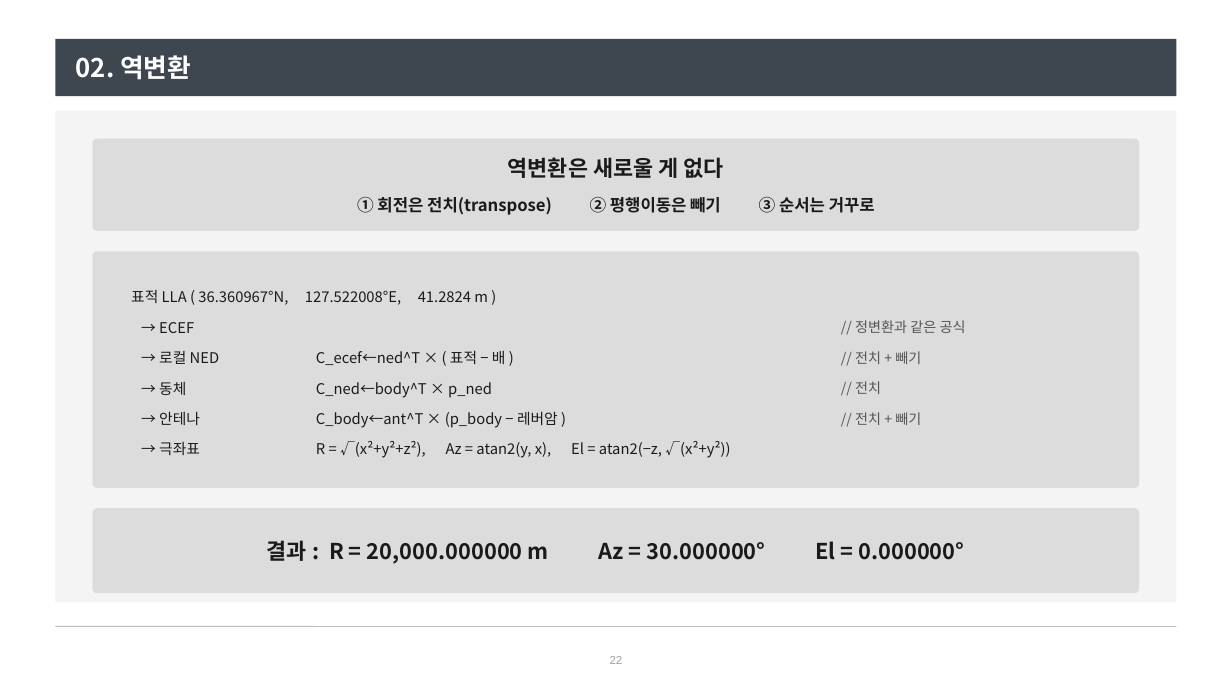
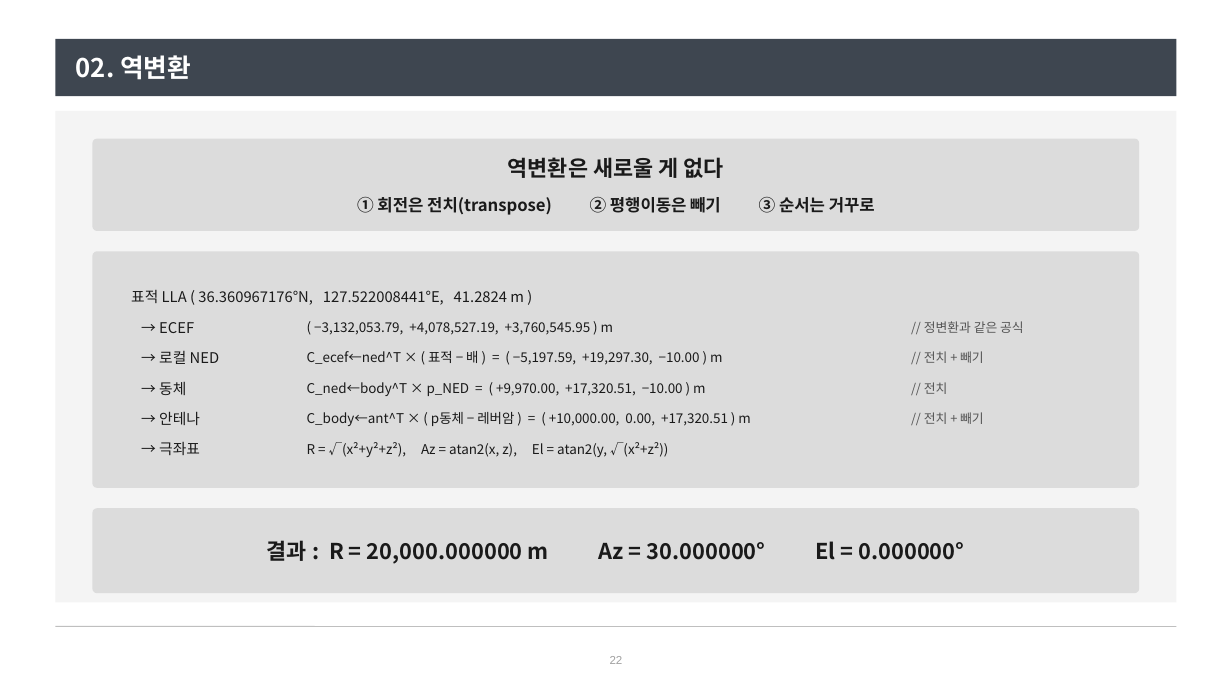
Before and after one commit to harley-hwan/radar-sw-study, a slide deck: slide 22 of Part2_CoordFrames/ref/산출물/좌표계와_좌표변환.pptx. Drawn at 1232x693 pixels with LibreOffice and Linux fonts; fonts in the diff are those of the drawing. Boxes give left, top, right and bottom in pixels: in the first picture for what was removed or moved away, otherwise in the second. Text is boxed around its words. In the diff, an @@ line names an element or a change of style, - is before the commit and + after.

```diff
--- a/Part2_CoordFrames/ref/산출물/좌표계와_좌표변환.pptx
+++ b/Part2_CoordFrames/ref/산출물/좌표계와_좌표변환.pptx
@@ text at box(131, 290, 524, 305): text changed @@
-표적 LLA ( 36.360967°N, 127.522008°E, 41.2824 m )
+표적 LLA ( 36.360967176°N, 127.522008441°E, 41.2824 m )
@@ text added at box(314, 322, 613, 335), 10.5 pt, text #1A1A1A @@
+( −3,132,053.79, +4,078,527.19, +3,760,545.95 ) m
@@ text "// 정변환과 같은 공식": place and size @@
-text "// 정변환과 같은 공식" at box(855, 320, 966, 333)
+text "// 정변환과 같은 공식" at box(924, 321, 1024, 333)
@@ text at box(307, 351, 722, 365): text changed; size 11.5 to 10.5 pt @@
-C_ecef←ned^T × ( 표적 − 배 )
+C_ecef←ned^T × ( 표적 − 배 ) = ( −5,197.59, +19,297.30, −10.00 ) m
@@ text "// 전치 + 빼기": place and size @@
-text "// 전치 + 빼기" at box(855, 351, 921, 364)
+text "// 전치 + 빼기" at box(924, 351, 984, 363)
@@ text at box(307, 382, 705, 396): text changed; size 11.5 to 10.5 pt @@
-C_ned←body^T × p_ned
+C_ned←body^T × p_NED = ( +9,970.00, +17,320.51, −10.00 ) m
@@ text "// 전치": place and size @@
-text "// 전치" at box(855, 381, 881, 394)
+text "// 전치" at box(924, 382, 948, 394)
@@ text at box(307, 412, 750, 426): text changed; size 11.5 to 10.5 pt @@
-C_body←ant^T × (p_body − 레버암 )
+C_body←ant^T × ( p동체 − 레버암 ) = ( +10,000.00, 0.00, +17,320.51 ) m
@@ size 11 to 10 pt in 4 elements at box(924, 321, 1024, 333), box(924, 351, 984, 363), box(924, 382, 948, 394), box(924, 412, 984, 424) @@
@@ text "// 전치 + 빼기": place and size @@
-text "// 전치 + 빼기" at box(855, 412, 921, 425)
+text "// 전치 + 빼기" at box(924, 412, 984, 424)
@@ text at box(307, 442, 668, 457): text changed; size 11.5 to 10.5 pt @@
-R = √(x²+y²+z²), Az = atan2(y, x), El = atan2(−z, √(x²+y²))
+R = √(x²+y²+z²), Az = atan2(x, z), El = atan2(y, √(x²+z²))
```
Also in this commit, not shown: 15 other slides changed, 1 other file.
